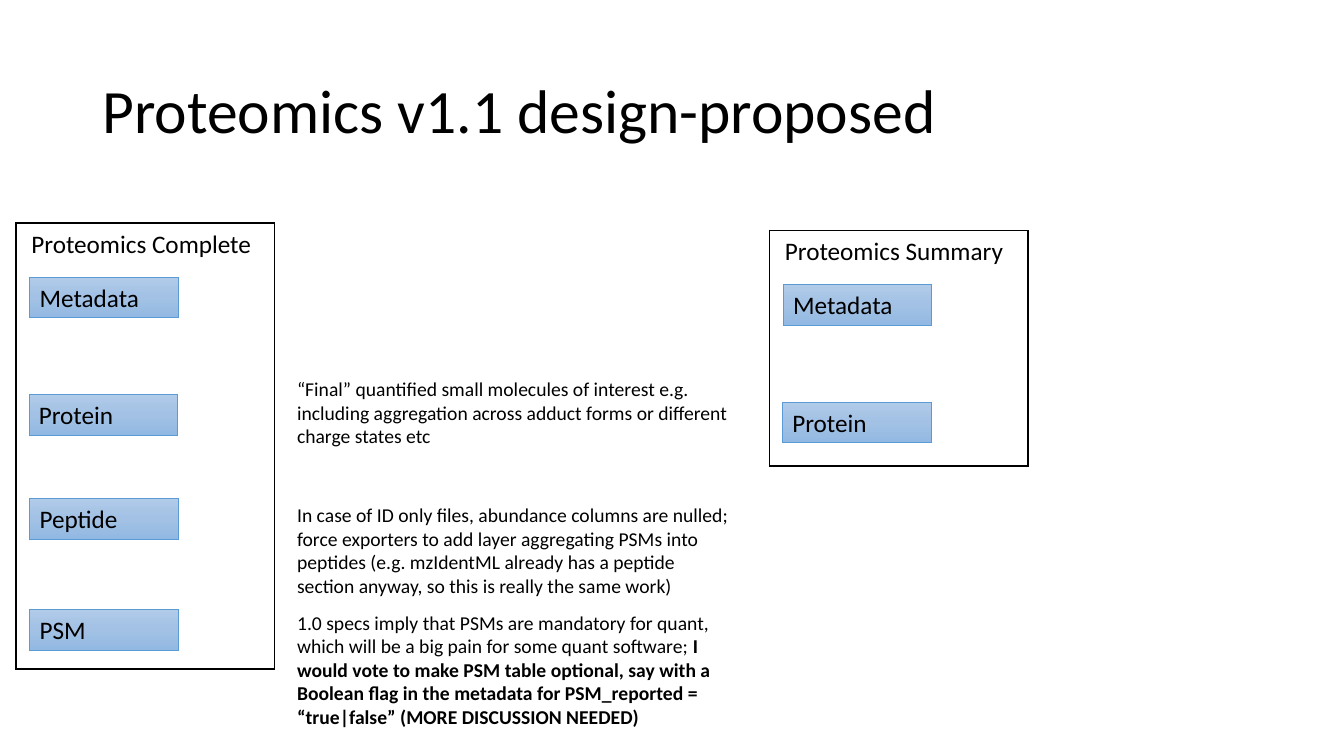
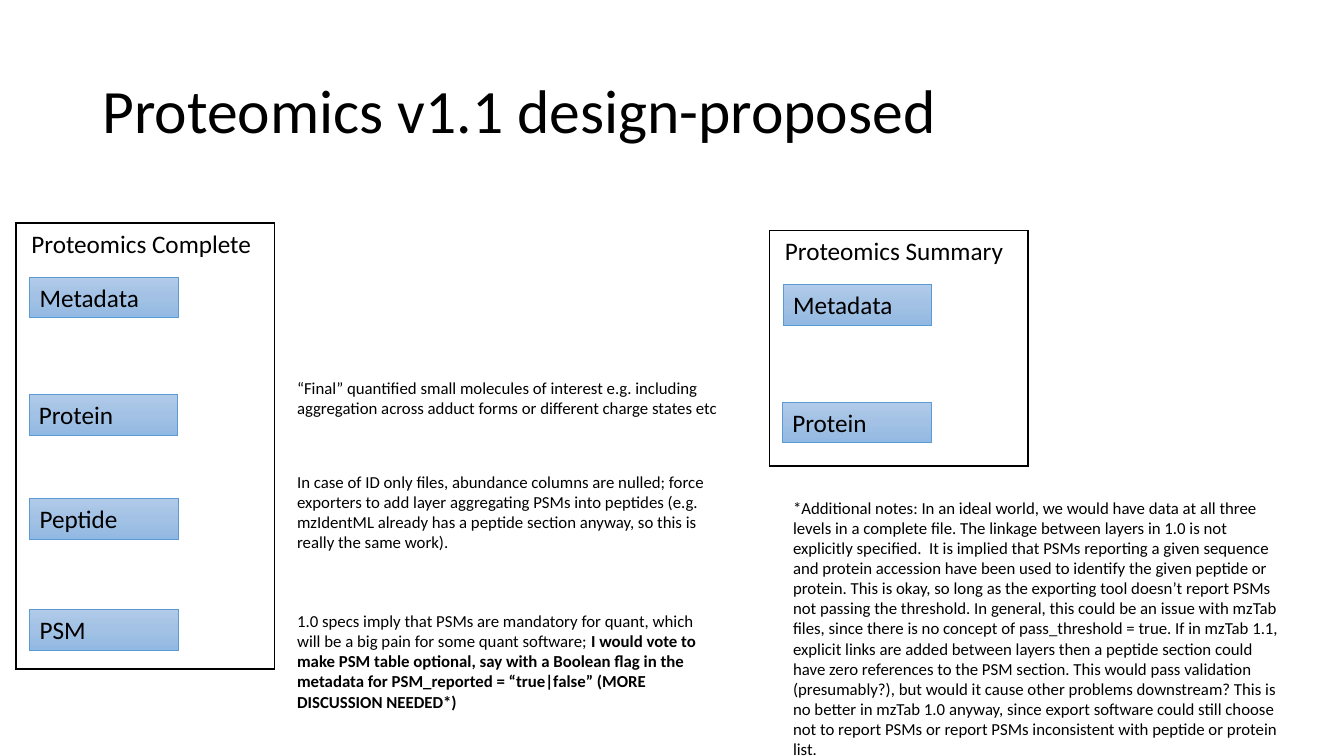
Before and after one commit to HUPO-PSI/mzTab, a slide deck: slide 4 of specification_document/1_1_draft_specs/Version11_design_considerations.pptx. Drawn at 1344x756 pixels with LibreOffice and Linux fonts; fonts in the diff are those of the drawing. Boxes give left, top, right and bottom in pixels: in the first picture for what was removed or moved away, otherwise in the second. Text is boxed around its words. In the diff, an @@ line names an element or a change of style, - is before the commit and + after.

```diff
--- a/specification_document/1_1_draft_specs/Version11_design_considerations.pptx
+++ b/specification_document/1_1_draft_specs/Version11_design_considerations.pptx
@@ text "“Final” quantified small molecules of ..." at box(297, 382, 717, 417): size 14 to 12 pt @@
@@ text at box(297, 476, 704, 551): text changed; size 14 to 12 pt @@
-In case of ID only files, abundance columns are nulled; force exporters to add layer aggregating PSMs into peptides (e.g. mzIdentML already has a peptide section anyway, so this is really the same work)
+In case of ID only files, abundance columns are nulled; force exporters to add layer aggregating PSMs into peptides (e.g. mzIdentML already has a peptide section anyway, so this is really the same work).
@@ text added at box(793, 502, 1277, 755), 12 pt, text #000000 @@
+*Additional notes: In an ideal world, we would have data at all three levels in a complete file. The linkage between layers in 1.0 is not explicitly specified. It is implied that PSMs reporting a given sequence and protein accession have been used to identify the given peptide or protein. This is okay, so long as the exporting tool doesn’t report PSMs not passing the threshold. In general, this could be an issue with mzTab files, since there is no concept of pass_threshold = true. If in mzTab 1.1, explicit links are added between layers then a peptide section could have zero references to the PSM section. This would pass validation (presumably?), but would it cause other problems downstream? This is no better in mzTab 1.0 anyway, since export software could still choose not to report PSMs or report PSMs inconsistent with peptide or protein list.
@@ text at box(297, 615, 696, 711): text changed; size 14 to 12 pt @@
-1.0 specs imply that PSMs are mandatory for quant, which will be a big pain for some quant software; I would vote to make PSM table optional, say with a Boolean flag in the metadata for PSM_reported = “true|false” (MORE DISCUSSION NEEDED)
+1.0 specs imply that PSMs are mandatory for quant, which will be a big pain for some quant software; I would vote to make PSM table optional, say with a Boolean flag in the metadata for PSM_reported = “true|false” (MORE DISCUSSION NEEDED*)
```
Also in this commit, not shown: 2 other slides changed, 3 slides added, 1 other file.
